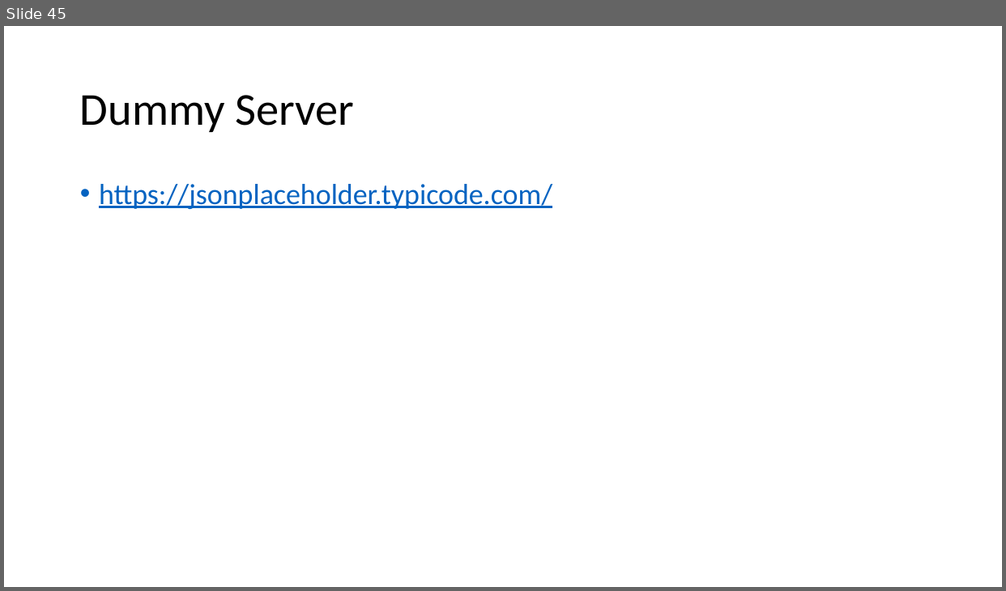
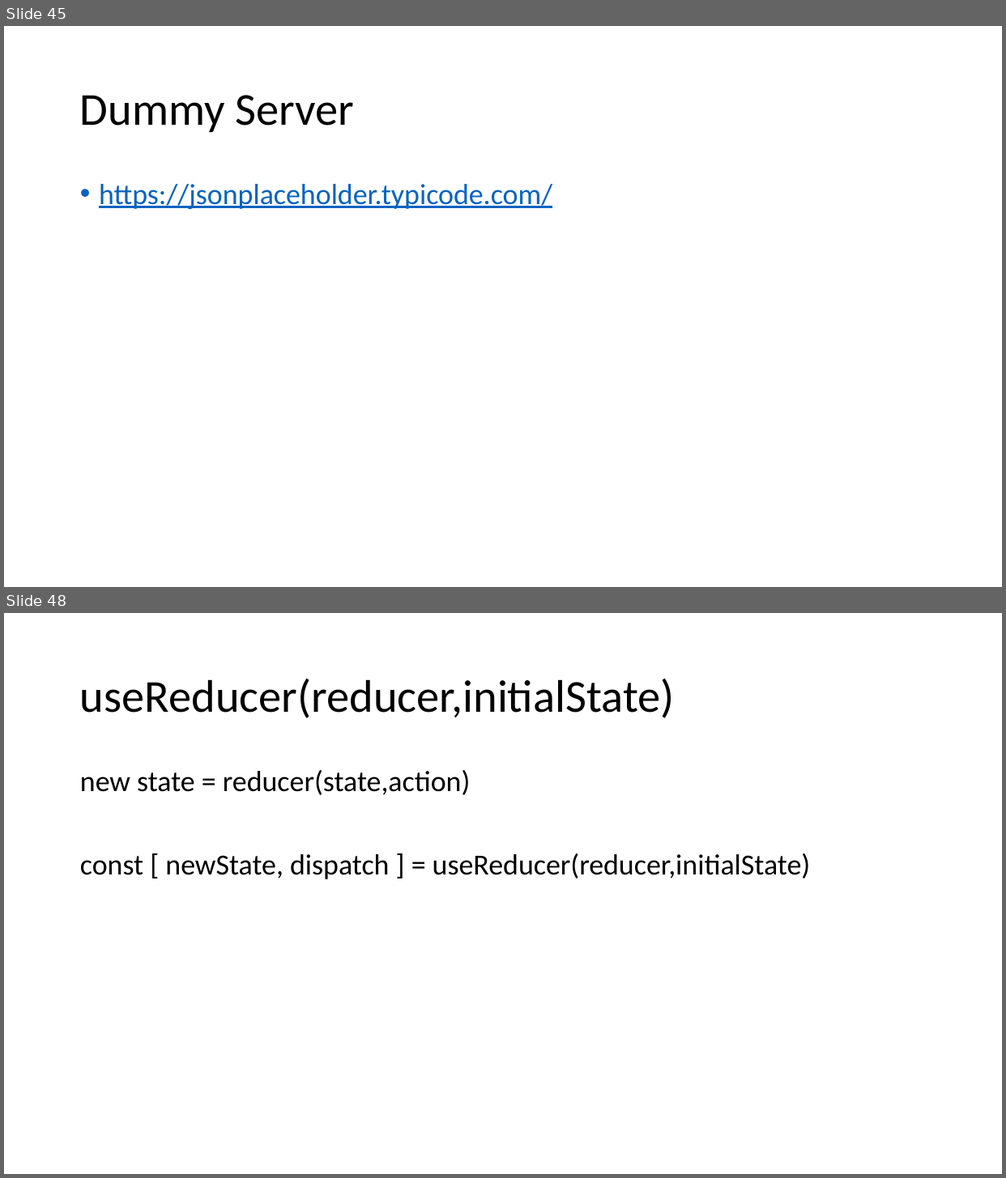
Before and after one commit to Chandan-TY/online-react-js, a slide deck: React JS Workings.pptx. Shown one above the other, each under a label of ours: slide 45 before the commit, slides 45 and 48 after it; the slides between them are not shown. The pictures are 1006x591 and 1006x1178 pixels, drawn with LibreOffice and Linux fonts; fonts in the diff are those of the drawing. Boxes give left, top, right and bottom in pixels: in the first picture for what was removed or moved away, otherwise in the second. Text is boxed around its words. In the diff, an @@ line names an element or a change of style, - is before the commit and + after.

Commit message:
use reducer

```diff
--- a/React JS Workings.pptx
+++ b/React JS Workings.pptx
@@ slide 48 added at box(4, 613, 1002, 1174), background #FFFFFF @@
@@ title added at box(80, 679, 675, 718), 44 pt, text #000000 @@
+useReducer(reducer,initialState)
@@ text added at box(80, 770, 811, 879), 28 pt, text #000000 @@
+new state = reducer(state,action)
+const [ newState, dispatch ] = useReducer(reducer,initialState)
```
Also in this commit, not shown: 1 slide changed, 2 other slides added.
